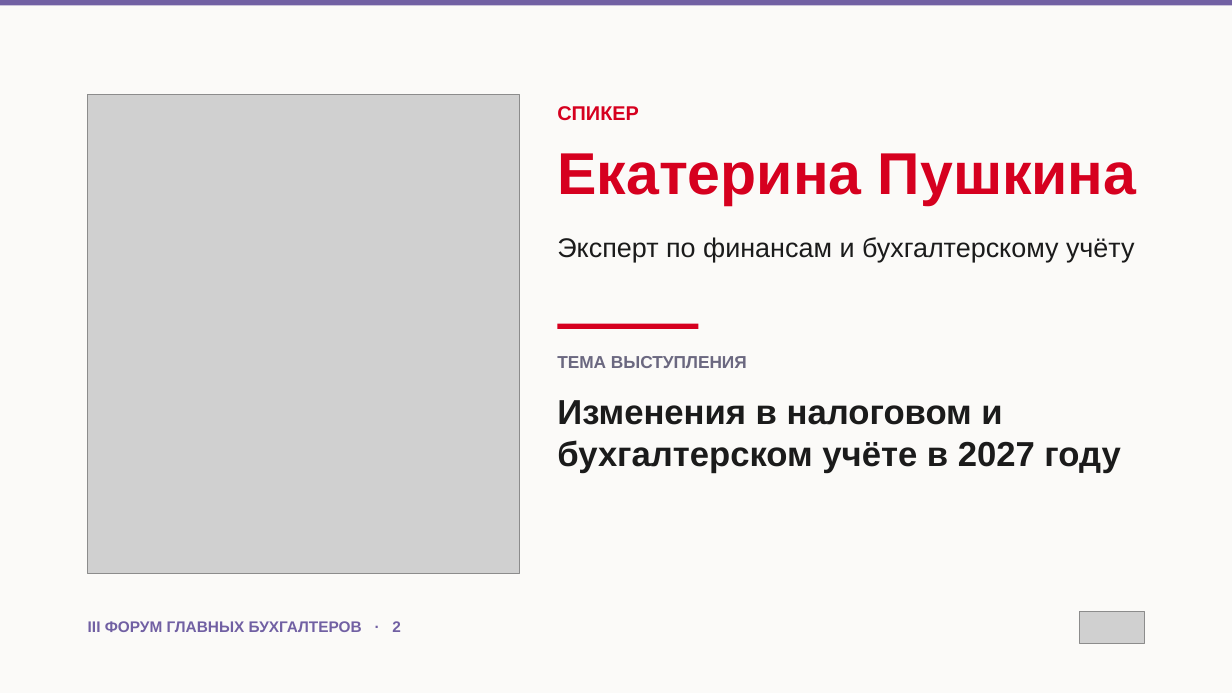
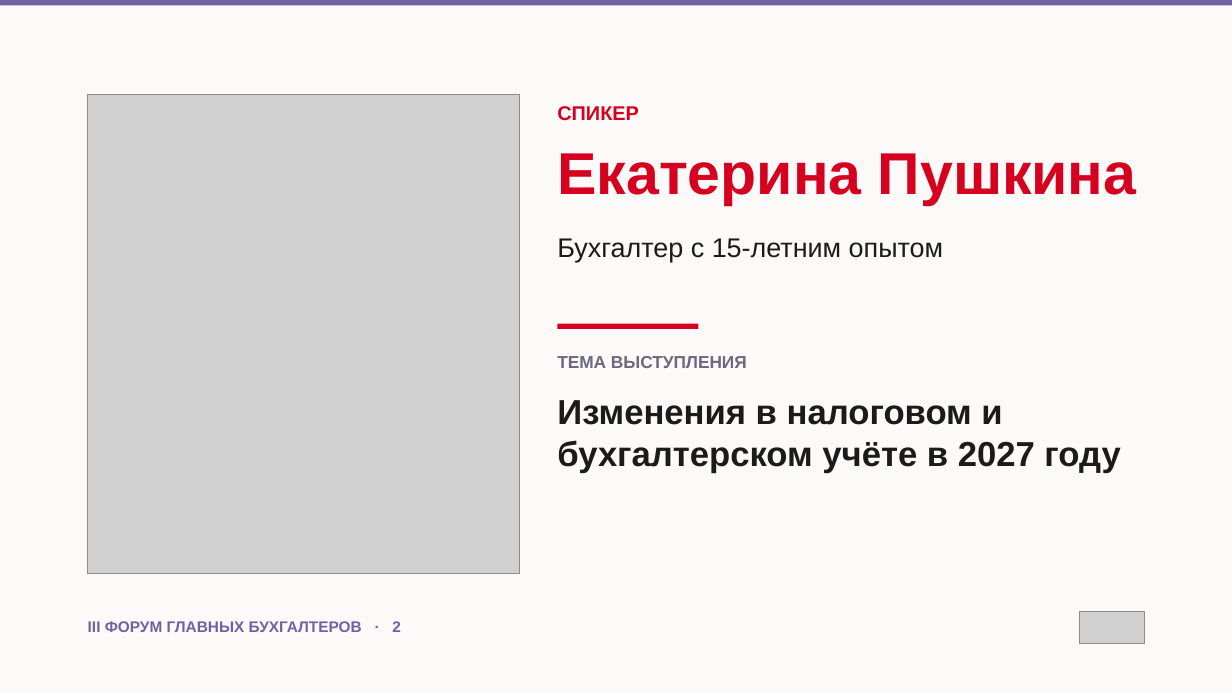
Before and after one commit to fagencymarketing-coder/design-system, a slide deck: slide 2 of conference-skazbuh/presentations/Пушкина_Екатерина_Сказочная_бухгалтерия.pptx. Drawn at 1232x693 pixels with LibreOffice and Linux fonts; fonts in the diff are those of the drawing; grey boxes stand for pictures. Boxes give left, top, right and bottom in pixels: in the first picture for what was removed or moved away, otherwise in the second. Text is boxed around its words. In the diff, an @@ line names an element or a change of style, - is before the commit and + after.

```diff
--- a/conference-skazbuh/presentations/Пушкина_Екатерина_Сказочная_бухгалтерия.pptx
+++ b/conference-skazbuh/presentations/Пушкина_Екатерина_Сказочная_бухгалтерия.pptx
@@ text at (557, 238, 944, 262): text changed @@
-Эксперт по финансам и бухгалтерскому учёту
+Бухгалтер с 15-летним опытом
```
Also in this commit, not shown: 6 other slides changed.
